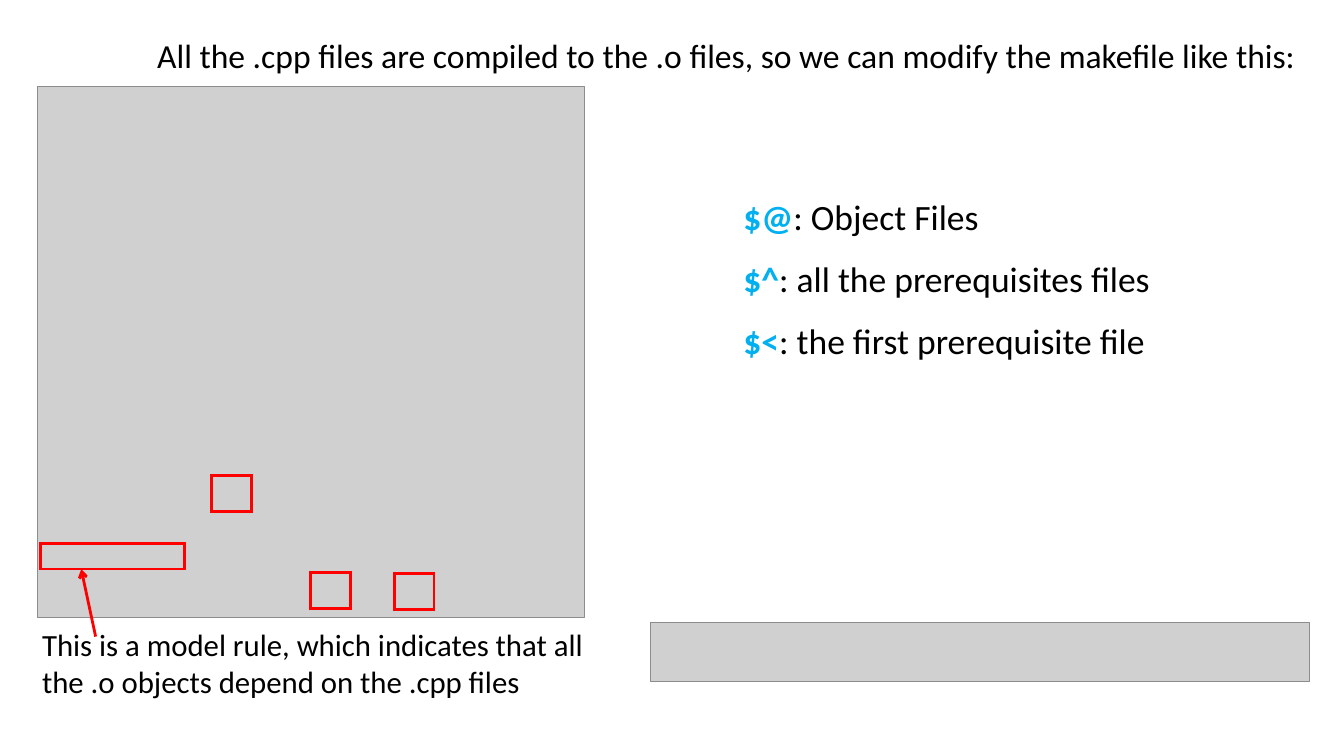
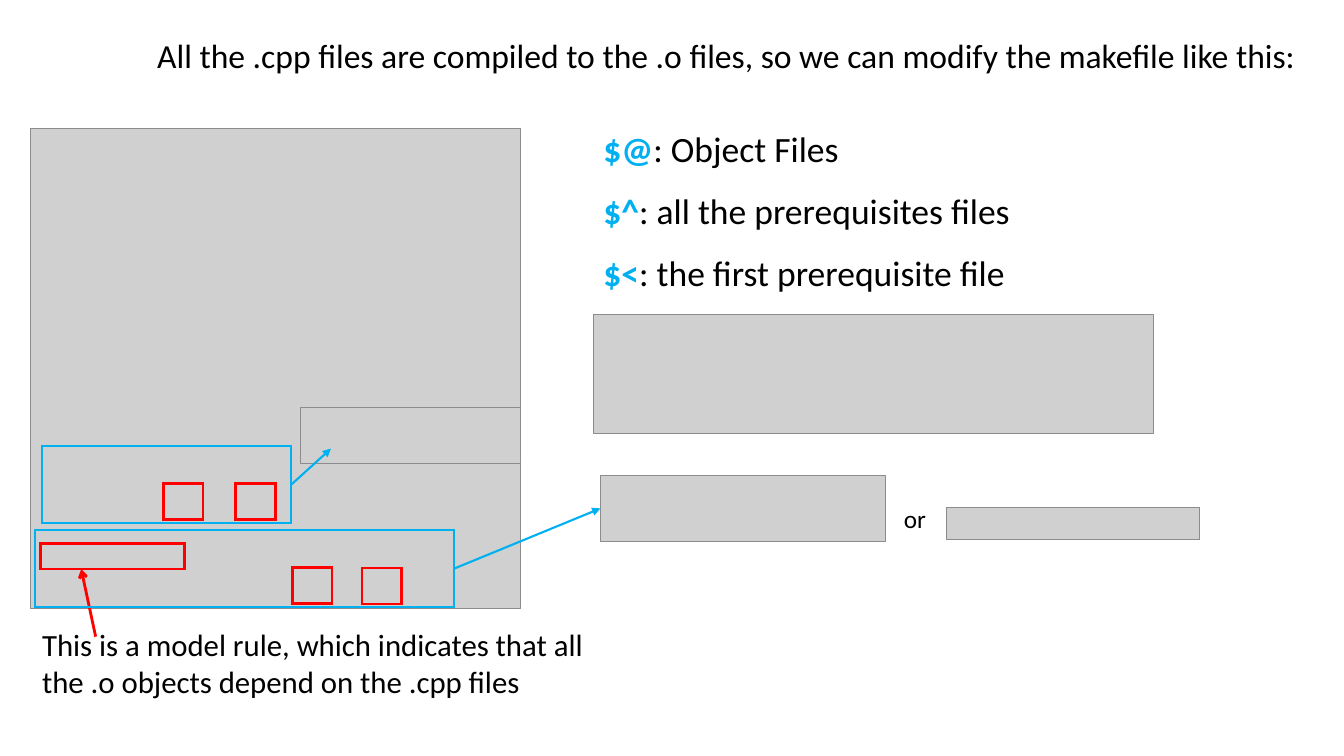
Before and after one commit to ShiqiYu/CPP, a slide deck: slide 10 of week04/Lab04.pptx. Drawn at 1344x756 pixels with LibreOffice and Linux fonts; fonts in the diff are those of the drawing; grey boxes stand for pictures; background and template pictures are left out. Boxes give left, top, right and bottom in pixels: in the first picture for what was removed or moved away, otherwise in the second. Text is boxed around its words. In the diff, an @@ line names an element or a change of style, - is before the commit and + after.

```diff
--- a/week04/Lab04.pptx
+++ b/week04/Lab04.pptx
@@ picture: place and size @@
-picture at box(38, 87, 585, 618)
+picture at box(30, 128, 520, 609)
@@ text "$@: Object Files": place and size @@
-text "$@: Object Files" at box(797, 205, 1150, 360)
+text "$@: Object Files" at box(657, 137, 1010, 292)
@@ picture added at box(594, 315, 1153, 435) @@
@@ picture added at box(300, 408, 521, 465) @@
@@ rectangle added at box(42, 447, 291, 523), outline #00B0F0 1.5 pt @@
@@ arrow added from (291, 485) to (331, 449), #00B0F0 1.5 pt @@
@@ picture added at box(601, 475, 885, 541) @@
@@ rectangle added at box(163, 484, 203, 520), outline #FF0000 2 pt @@
@@ rectangle: place and size @@
-rectangle at box(212, 476, 251, 512)
+rectangle at box(236, 483, 275, 519)
@@ arrow added from (455, 569) to (601, 508), #00B0F0 1.5 pt @@
@@ picture added at box(947, 507, 1200, 539) @@
@@ rectangle added at box(35, 530, 455, 607), outline #00B0F0 1.5 pt @@
@@ text added at box(904, 515, 926, 528), 18 pt, text #000000 @@
+or
@@ rectangle: place and size @@
-rectangle at box(311, 573, 350, 609)
+rectangle at box(292, 568, 332, 604)
@@ rectangle: place and size @@
-rectangle at box(394, 574, 434, 610)
+rectangle at box(362, 568, 401, 604)
@@ picture removed at box(651, 623, 1311, 682) @@
```
Also in this commit, not shown: 18 other slides changed, 4 slides added, 2 slides removed, 1 other file.
